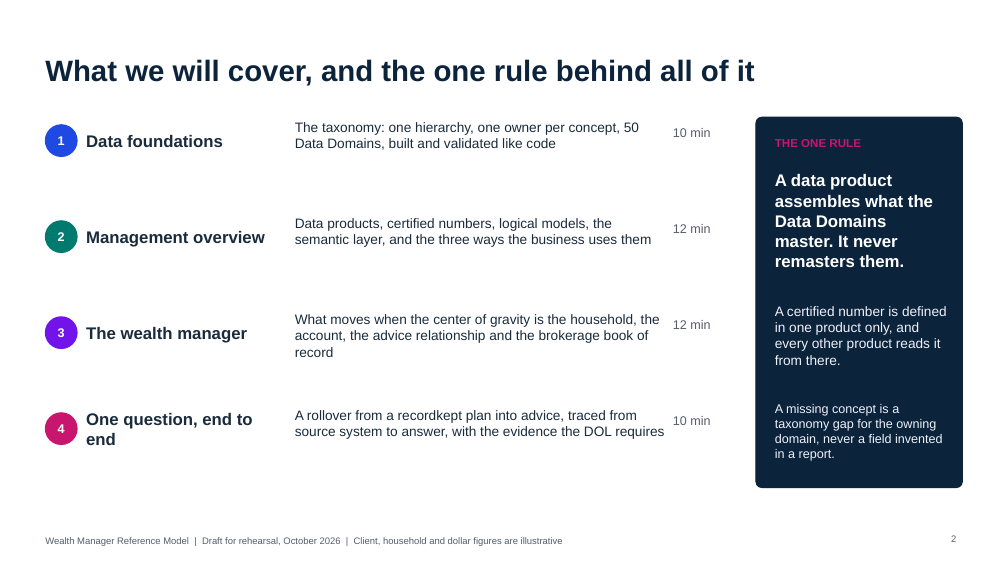
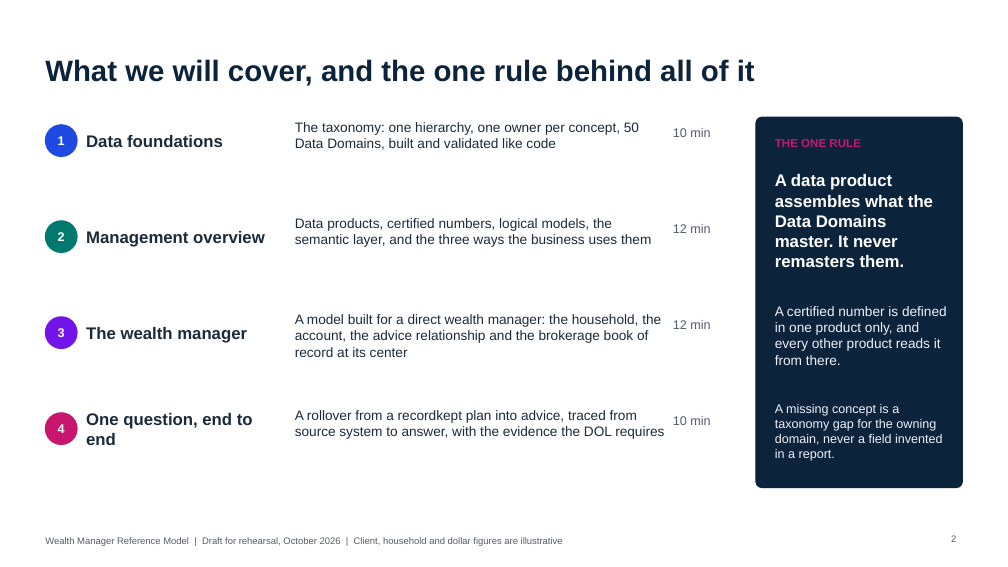
Before and after one commit to jlassetco/amt, a slide deck: slide 2 of wm/Wealth_Manager_Foundational_Talktrack.pptx. Drawn at 1008x567 pixels with LibreOffice and Linux fonts; fonts in the diff are those of the drawing. Boxes give left, top, right and bottom in pixels: in the first picture for what was removed or moved away, otherwise in the second. Text is boxed around its words. In the diff, an @@ line names an element or a change of style, - is before the commit and + after.

```diff
--- a/wm/Wealth_Manager_Foundational_Talktrack.pptx
+++ b/wm/Wealth_Manager_Foundational_Talktrack.pptx
@@ text at (295, 314, 661, 357): text changed @@
-What moves when the center of gravity is the household, the account, the advice relationship and the brokerage book of record
+A model built for a direct wealth manager: the household, the account, the advice relationship and the brokerage book of record at its center
```
Also in this commit, not shown: 4 other slides changed, 1 slide added, 1 slide removed.
